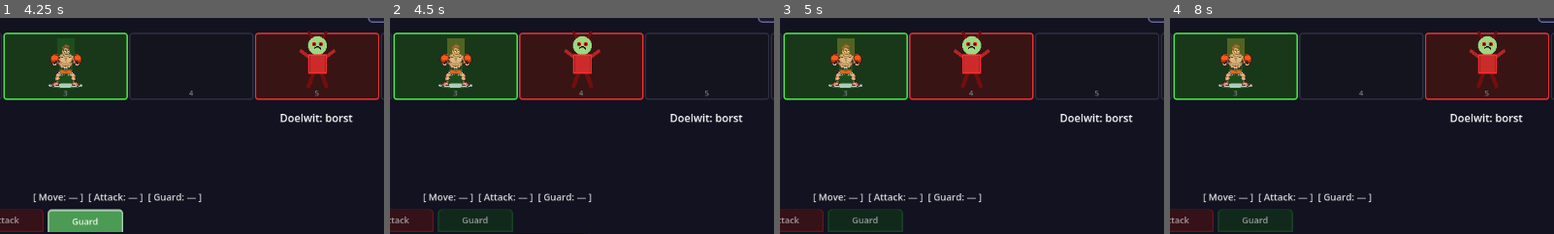
Above: before the commit, frames 1-4 (left to right).
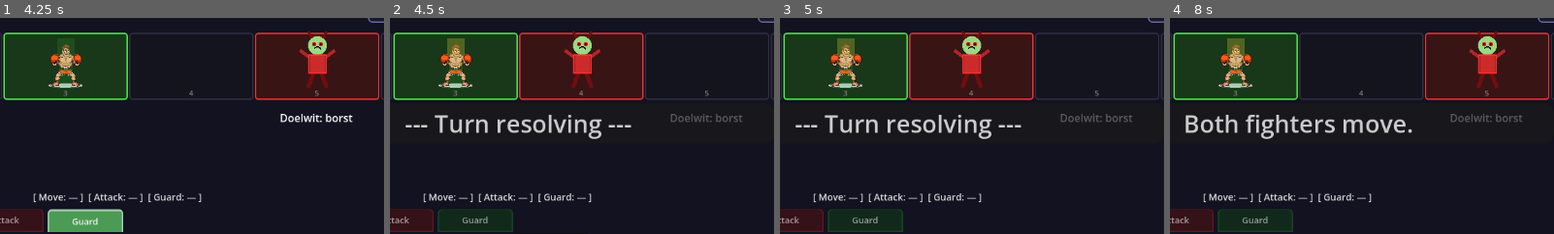
Above: after the commit, the same moments.

Repository: CreinR/SillMemeFightGame
Game: Godot game, scene res://scenes/main_menu.tscn
Two runs of this game, one before a commit and one after it. Both use one fixed random seed, a clock stepped at 60 frames per second and the inputs below.
Inputs:
- Up to frame 1 (4.25 s): click "Spelen" at 0.5 s; click "Start Battle" at 1.25 s; click "Movement" at 2 s; click "Attack" at 2.75 s; click "Guard" at 3.5 s
- Up to frame 2 (4.5 s): click "End Turn" at 4.25 s
- Up to frame 3 (5 s): no input
- Up to frame 4 (8 s): click "Movement" at 5 s; click "Attack" at 5.75 s; click "Guard" at 6.5 s; click "End Turn" at 7.25 s
The pictures show only the part of the screen within x 34-83%, y 23-73%; the shares and areas given below are measured in that part.

Frame 1 is identical in both runs. In frame 2, 2.1% of the frame differs, in the area x 4-92%, y 44-57%; in frame 3, 2.1%; in frame 4, 2.7%.

Commit message:
Add combat popup system for large centered combat feedback
- scripts/combat_popup.gd: self-contained Control node on its own CanvasLayer
  (layer 10). Queues messages from CombatLog, shows each for 3s with 0.15s
  slide-up/fade-in and 0.3s fade-out. Found via 'combat_popup' group.
- scripts/combat_log.gd: add_entry() now forwards every message to the popup
- scenes/battle.tscn: add PopupLayer (CanvasLayer layer=10) + CombatPopup at
  screen center (576, 310)
- UI.md: document popup position, timing, animation, queueing, and color coding

https://claude.ai/code/session_01LtFtAHoS1YnuChgf1ogn7h

Diff:
--- a/scenes/battle.tscn
+++ b/scenes/battle.tscn
@@ -9,6 +9,7 @@
 [ext_resource type="Script" path="res://scripts/body_part_selector.gd" id="7"]
 [ext_resource type="Script" path="res://scripts/player_body_highlight.gd" id="8"]
 [ext_resource type="Script" path="res://scripts/card_tabs.gd" id="9"]
+[ext_resource type="Script" path="res://scripts/combat_popup.gd" id="10"]
 
 [node name="Battle" type="Node2D"]
 script = ExtResource("1")
@@ -188,3 +189,10 @@
 [node name="BodyPartSelector" type="Node2D" parent="CanvasLayer/BattleUI"]
 position = Vector2(1032, 500)
 script = ExtResource("7")
+
+[node name="PopupLayer" type="CanvasLayer" parent="."]
+layer = 10
+
+[node name="CombatPopup" type="Control" parent="PopupLayer"]
+position = Vector2(576, 310)
+script = ExtResource("10")
--- a/scripts/combat_log.gd
+++ b/scripts/combat_log.gd
@@ -17,6 +17,10 @@
 		lines[0].queue_free()
 		lines.pop_front()
 
+	var popups = get_tree().get_nodes_in_group("combat_popup")
+	if not popups.is_empty():
+		popups[0].show_message(message, color)
+
 func log_attack(message: String):
 	add_entry(message, Color(1, 0.4, 0.4))
 
--- /dev/null
+++ b/scripts/combat_popup.gd
@@ -0,0 +1,99 @@
+class_name CombatPopup
+extends Control
+
+const DISPLAY_TIME  = 3.0
+const FADE_IN_TIME  = 0.15
+const FADE_OUT_TIME = 0.3
+const SLIDE_AMOUNT  = 20.0
+const FONT_SIZE     = 36
+const PILL_WIDTH    = 760.0
+const PILL_HEIGHT   = 60.0
+
+var _queue: Array = []
+var _state: String = "idle"  # idle | fade_in | showing | fade_out
+var _timer: float = 0.0
+
+var _bg: Panel
+var _label: Label
+
+# Resting position of the pill relative to this node's origin (centered)
+const _REST_Y: float = -PILL_HEIGHT / 2.0
+
+func _ready() -> void:
+	mouse_filter = Control.MOUSE_FILTER_IGNORE
+	add_to_group("combat_popup")
+	_build_ui()
+	modulate.a = 0.0
+
+func _build_ui() -> void:
+	_bg = Panel.new()
+	_bg.mouse_filter = Control.MOUSE_FILTER_IGNORE
+	_bg.size = Vector2(PILL_WIDTH, PILL_HEIGHT)
+	_bg.position = Vector2(-PILL_WIDTH / 2.0, _REST_Y)
+
+	var style = StyleBoxFlat.new()
+	style.bg_color = Color(0.1, 0.1, 0.1, 0.7)
+	style.corner_radius_top_left  = 14
+	style.corner_radius_top_right = 14
+	style.corner_radius_bottom_left  = 14
+	style.corner_radius_bottom_right = 14
+	_bg.add_theme_stylebox_override("panel", style)
+	add_child(_bg)
+
+	_label = Label.new()
+	_label.mouse_filter = Control.MOUSE_FILTER_IGNORE
+	_label.size = Vector2(PILL_WIDTH, PILL_HEIGHT)
+	_label.position = Vector2(0, 0)
+	_label.horizontal_alignment = HORIZONTAL_ALIGNMENT_CENTER
+	_label.vertical_alignment   = VERTICAL_ALIGNMENT_CENTER
+	_label.add_theme_font_size_override("font_size", FONT_SIZE)
+	_bg.add_child(_label)
+
+func show_message(text: String, color: Color) -> void:
+	_queue.push_back({"text": text, "color": color})
+	if _state == "idle":
+		_start_next()
+
+func _start_next() -> void:
+	if _queue.is_empty():
+		_state = "idle"
+		modulate.a = 0.0
+		return
+
+	var msg = _queue.pop_front()
+	_label.text = msg["text"]
+	_label.add_theme_color_override("font_color", msg["color"])
+
+	# Start below resting position, invisible
+	_bg.position.y = _REST_Y + SLIDE_AMOUNT
+	modulate.a = 0.0
+	visible = true
+	_state = "fade_in"
+	_timer = 0.0
+
+func _process(delta: float) -> void:
+	if _state == "idle":
+		return
+	_timer += delta
+
+	match _state:
+		"fade_in":
+			var t = minf(_timer / FADE_IN_TIME, 1.0)
+			modulate.a = t
+			_bg.position.y = _REST_Y + SLIDE_AMOUNT * (1.0 - t)
+			if _timer >= FADE_IN_TIME:
+				modulate.a = 1.0
+				_bg.position.y = _REST_Y
+				_state = "showing"
+				_timer = 0.0
+
+		"showing":
+			if _timer >= DISPLAY_TIME:
+				_state = "fade_out"
+				_timer = 0.0
+
+		"fade_out":
+			var t = minf(_timer / FADE_OUT_TIME, 1.0)
+			modulate.a = 1.0 - t
+			if _timer >= FADE_OUT_TIME:
+				_start_next()
Not shown: 1 places in scenes/battle.tscn that only renumber resources
Not shown, changed: UI.md
